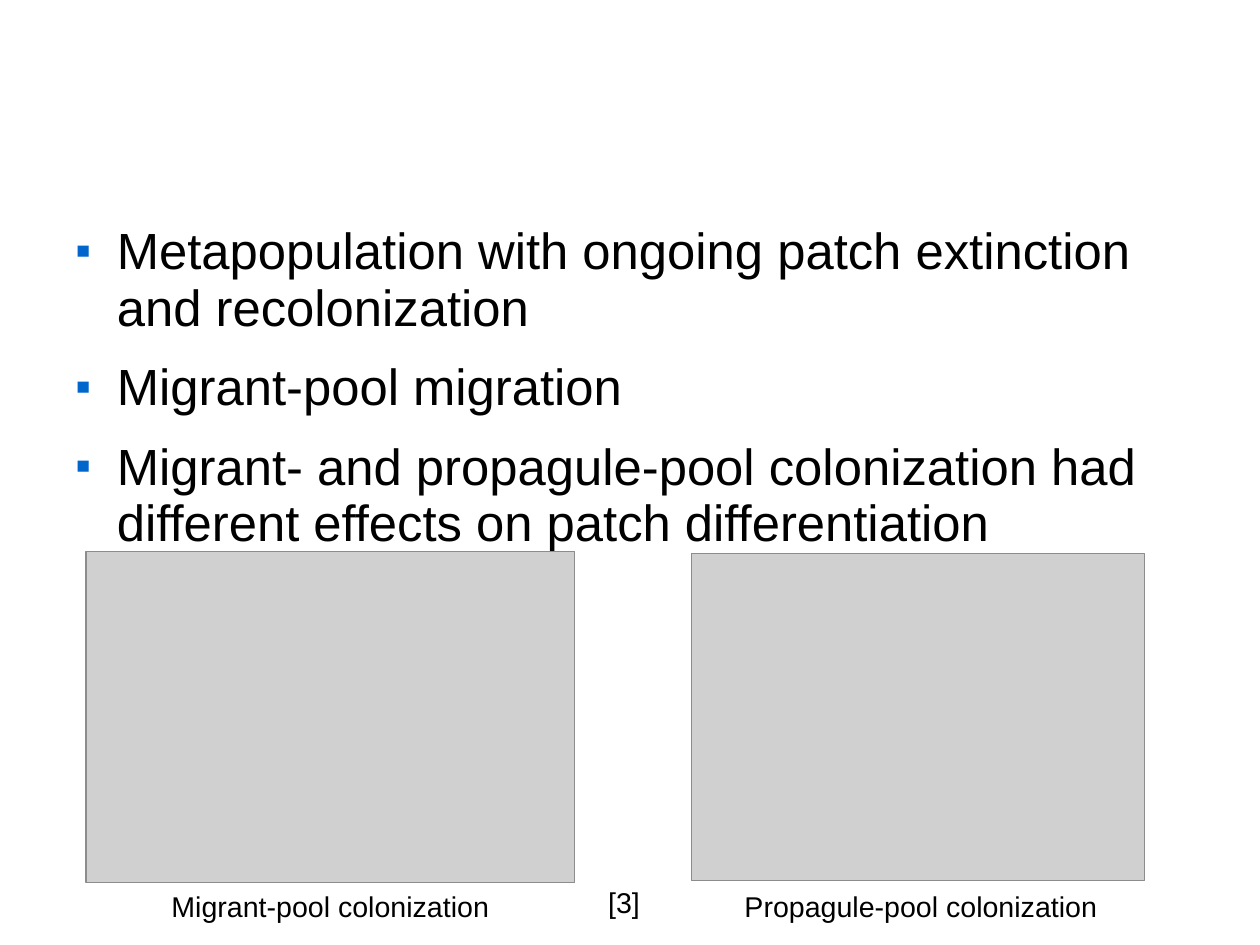
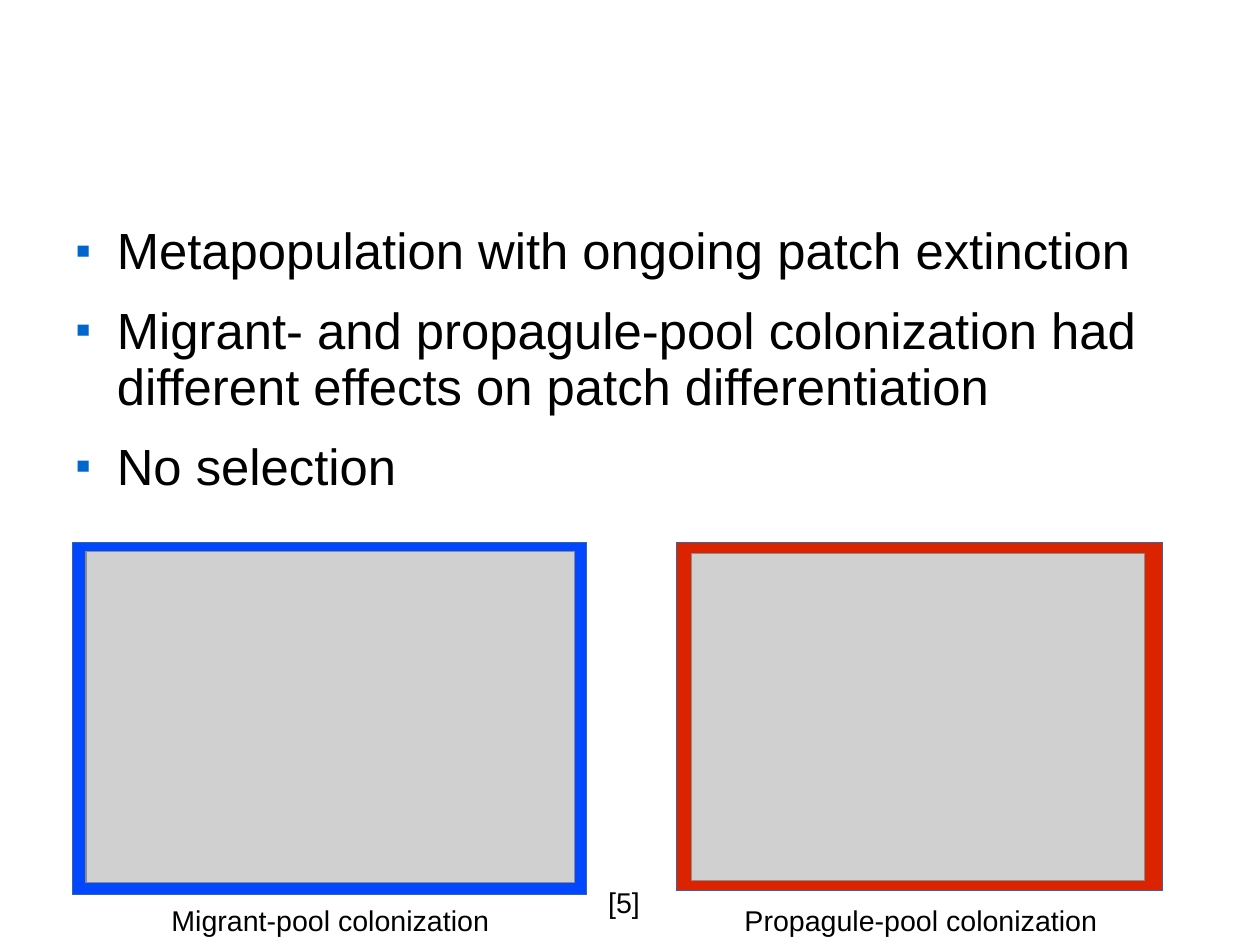
Before and after one commit to maugat1/quantiNEMO_Taylor2010, a slide deck: slide 24 of pres/pres2/pres2.odp (slide 6 before the commit). Drawn at 1260x945 pixels with LibreOffice and Linux fonts; fonts in the diff are those of the drawing; grey boxes stand for pictures; background and template pictures are left out. Boxes give left, top, right and bottom in pixels: in the first picture for what was removed or moved away, otherwise in the second. Text is boxed around its words. In the diff, an @@ line names an element or a change of style, - is before the commit and + after.

```diff
--- a/pres/pres2/pres2.odp
+++ b/pres/pres2/pres2.odp
@@ text at [117,232,1130,280]: text changed @@
-■ Metapopulation with ongoing patch extinction and recolonization
-■ Migrant-pool migration
+■ Metapopulation with ongoing patch extinction
@@ text at [117,448,396,486]: paragraph added @@
+■ No selection
@@ rectangle added at [72,543,587,895], fill #0047FF, outline #3465A4 0 pt @@
@@ rectangle added at [677,543,1163,891], fill #DC2300, outline #3465A4 0 pt @@
@@ text at [608,892,640,919]: text changed @@
-[3]
+[5]
@@ text "Migrant-pool colonization": place and size @@
-text "Migrant-pool colonization" at [171,896,489,923]
+text "Migrant-pool colonization" at [171,910,489,937]
@@ text "Propagule-pool colonization": place and size @@
-text "Propagule-pool colonization" at [744,896,1097,923]
+text "Propagule-pool colonization" at [744,910,1097,937]
```
Also in this commit, not shown: 9 other slides changed, 12 slides added, 3 slides removed, 6 other files.
